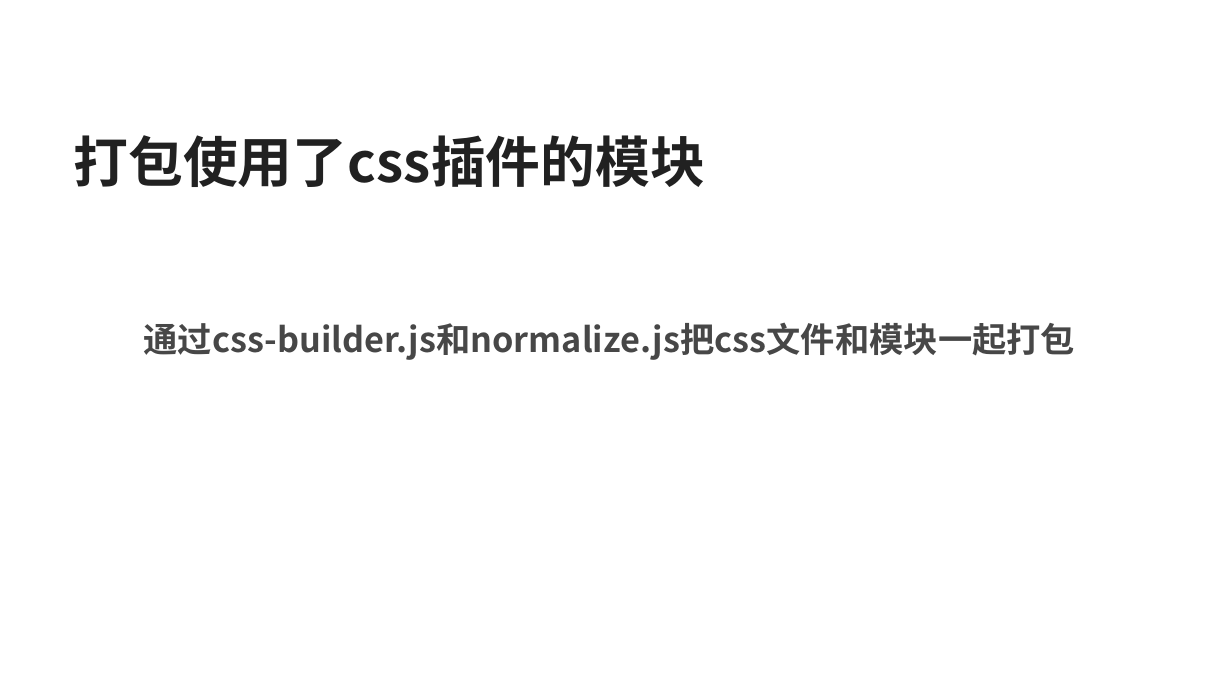
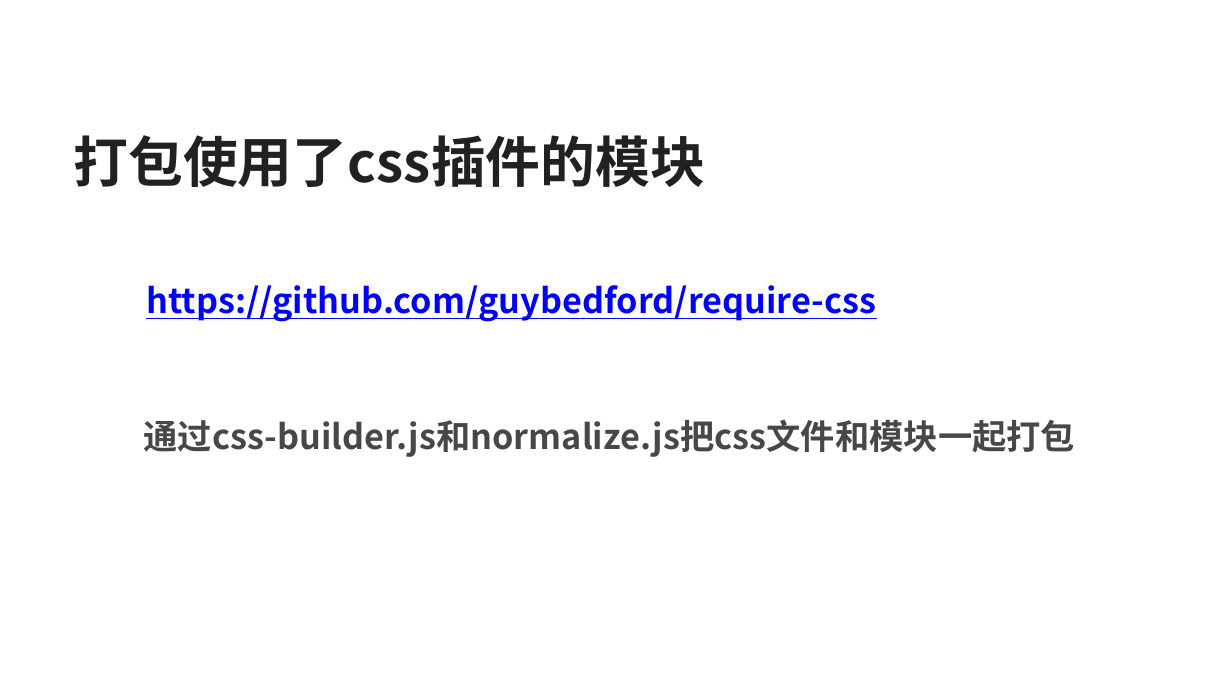
Before and after one commit to silvajs/lecturer, a slide deck: slide 70 of requirejs/doc/requirejs.pptx (slide 71 before the commit). Drawn at 1232x693 pixels with LibreOffice and Linux fonts; fonts in the diff are those of the drawing. Boxes give left, top, right and bottom in pixels: in the first picture for what was removed or moved away, otherwise in the second. Text is boxed around its words. In the diff, an @@ line names an element or a change of style, - is before the commit and + after.

Commit message:
打包requirejs插件

```diff
--- a/requirejs/doc/requirejs.pptx
+++ b/requirejs/doc/requirejs.pptx
@@ text added at (146,285,876,322), 20 pt, text #0000FF, bold, underline @@
+  https://github.com/guybedford/require-css
@@ text "通过css-builder.js和normalize.js把css文件和模块一起打包": place and size @@
-text "通过css-builder.js和normalize.js把css文件和模块一起打包" at (144,322,1076,360)
+text "通过css-builder.js和normalize.js把css文件和模块一起打包" at (144,419,1076,457)
```
Also in this commit, not shown: 1 other slide changed, 1 slide removed, 24 other files.
